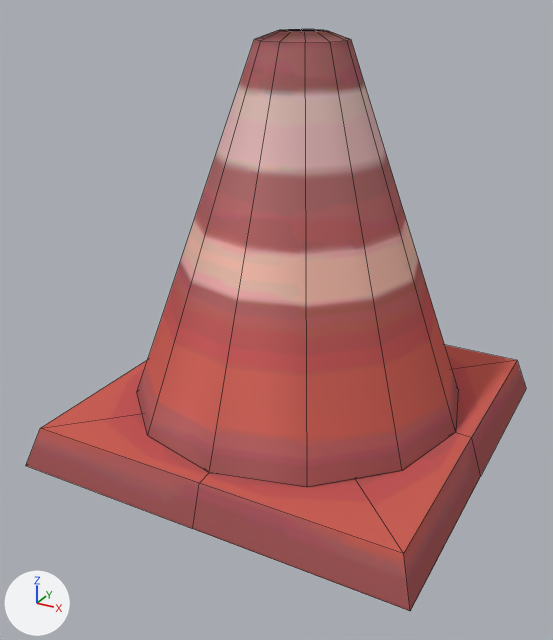
The Blender file Deserter/Assets/Mesh/Props/props00.blend as it was, and as the next commit left it.
One viewpoint serves both versions: a 50 mm lens placed at (0.815, -1.601, 1.094), pointed at (-0.017, -0.09, 0.339). The lights are fixed; the arrows at lower left show +X, +Y and +Z. Mesh edges are drawn as thin lines. The same objects are shown in both versions, whatever each file hides.

Names of what the first picture shows: 'coneMesh'.
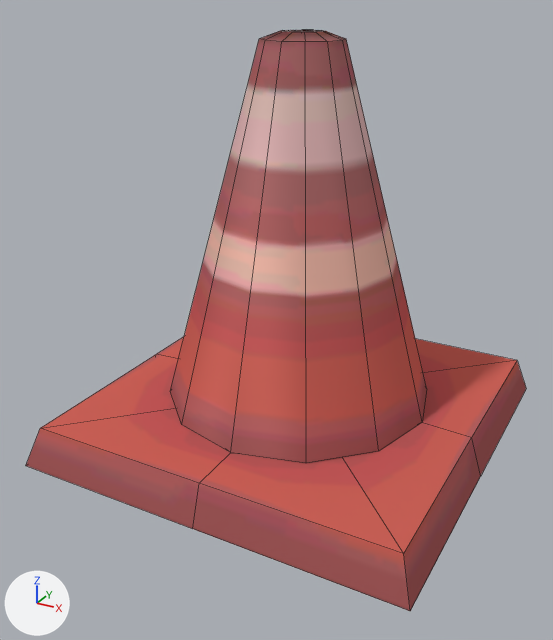
Where the change shows, as pixel boxes (x1, y1, x2, y2) in the pictures (553 x 640 px; the box of a moved part takes in the faces that stretch with it):
'coneMesh', reshaped: before (26, 29, 526, 611); after (26, 30, 526, 611)
part 1 of me_cylinder_002, moved or reshaped: before (88, 29, 514, 524); after (88, 30, 514, 524)

The change, as a diff of the scene's bpy script:
```diff
--- a/Deserter/Assets/Mesh/Props/props00.blend.py
+++ b/Deserter/Assets/Mesh/Props/props00.blend.py
@@ me_cylinder_002 @@
 # used by ob_conemesh; location = (0.0, 0.0, 0.0)
-me_cylinder_002.from_pydata(...)  # 59 vertices, 40 faces; spans x -0.5..0.5, y -0.5..0.5, z 0.0..1.0
+me_cylinder_002.from_pydata(...)  # 59 vertices, 40 faces; spans x -0.5..0.5, y -0.5..0.5, z 0.0..0.999
+# me_cylinder_002 part 1: 43 of 59 vertices moved; they spanned x -0.428..0.428, y -0.428..0.428, z 0.1..1.0 and now span x -0.342..0.342, y -0.337..0.347, z 0.1..0.999; mean shift (0.0, 0.0, 0.0); largest move (0.0, -0.428, 0.102) -> (0.0, -0.337, 0.102)
 me_cylinder_002.materials.append(mat_material_001)
```
